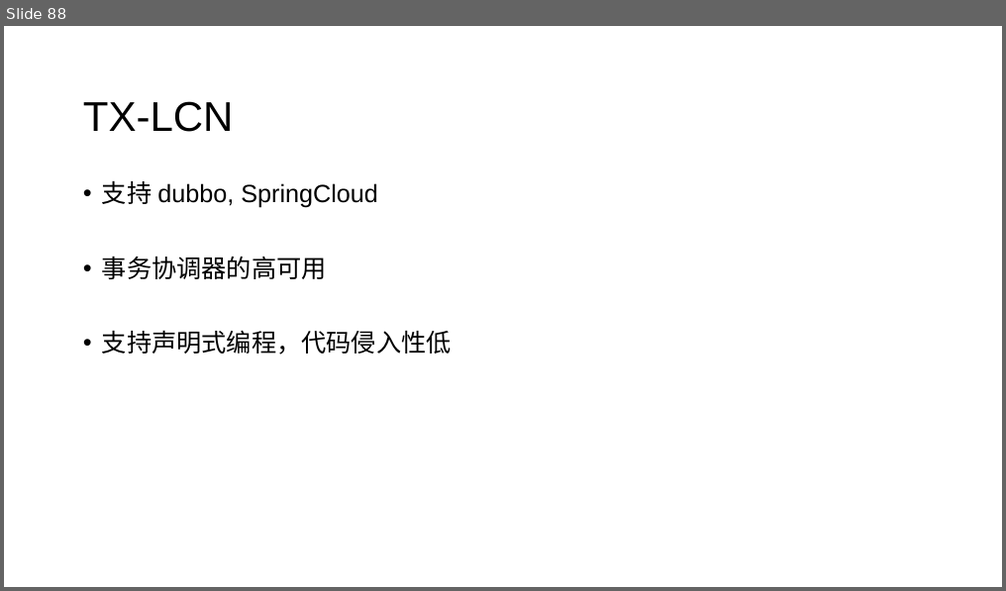
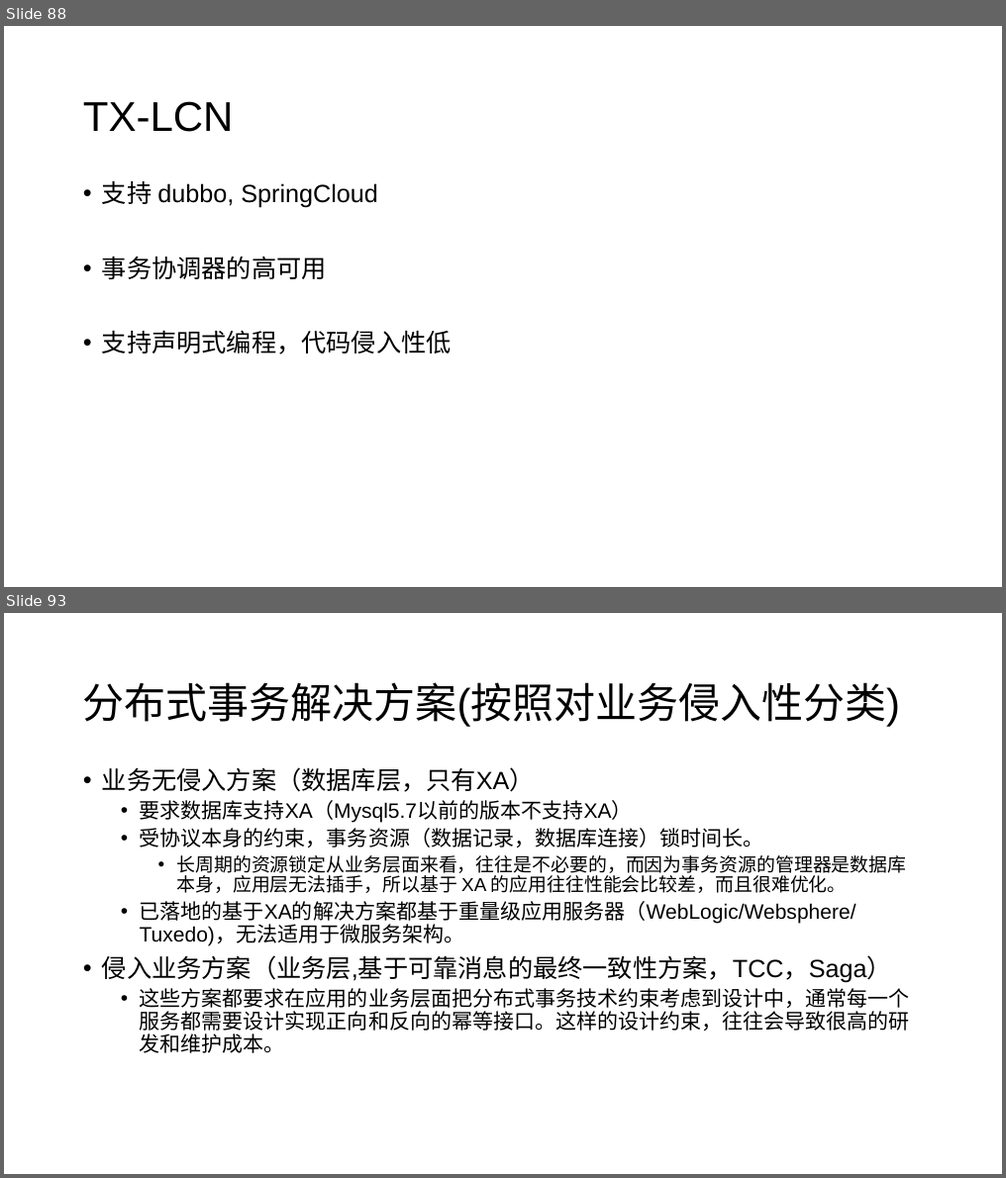
Before and after one commit to jungle0127/springcloudstudy, a slide deck: docs/distributedsystemtransaction.pptx. Shown one above the other, each under a label of ours: slide 88 before the commit, slides 88 and 93 after it; the slides between them are not shown. The pictures are 1006x591 and 1006x1178 pixels, drawn with LibreOffice and Linux fonts; fonts in the diff are those of the drawing. Boxes give left, top, right and bottom in pixels: in the first picture for what was removed or moved away, otherwise in the second. Text is boxed around its words. In the diff, an @@ line names an element or a change of style, - is before the commit and + after.

```diff
--- a/docs/distributedsystemtransaction.pptx
+++ b/docs/distributedsystemtransaction.pptx
@@ slide 93 added at (x1=4, y1=613, x2=1002, y2=1174), background #FFFFFF @@
@@ title added at (x1=83, y1=682, x2=900, y2=727), 40 pt, text #000000 @@
+分布式事务解决方案(按照对业务侵入性分类)
@@ text added at (x1=102, y1=767, x2=910, y2=1054), 20 pt, text #000000 @@
+• 业务无侵入方案（数据库层，只有XA）
+  • 要求数据库支持XA（Mysql5.7以前的版本不支持XA）
+  • 受协议本身的约束，事务资源（数据记录，数据库连接）锁时间长。
+    • 长周期的资源锁定从业务层面来看，往往是不必要的，而因为事务资源的管理器是数据库本身，应用层无法插手，所以基于 XA 的应用往往性能会比较差，而且很难优化。
+  • 已落地的基于XA的解决方案都基于重量级应用服务器（WebLogic/Websphere/Tuxedo)，无法适用于微服务架构。
+• 侵入业务方案（业务层,基于可靠消息的最终一致性方案，TCC，Saga）
+  • 这些方案都要求在应用的业务层面把分布式事务技术约束考虑到设计中，通常每一个服务都需要设计实现正向和反向的幂等接口。这样的设计约束，往往会导致很高的研发和维护成本。
```
Also in this commit, not shown: 3 slides changed, 15 other slides added, 1 slide removed.
